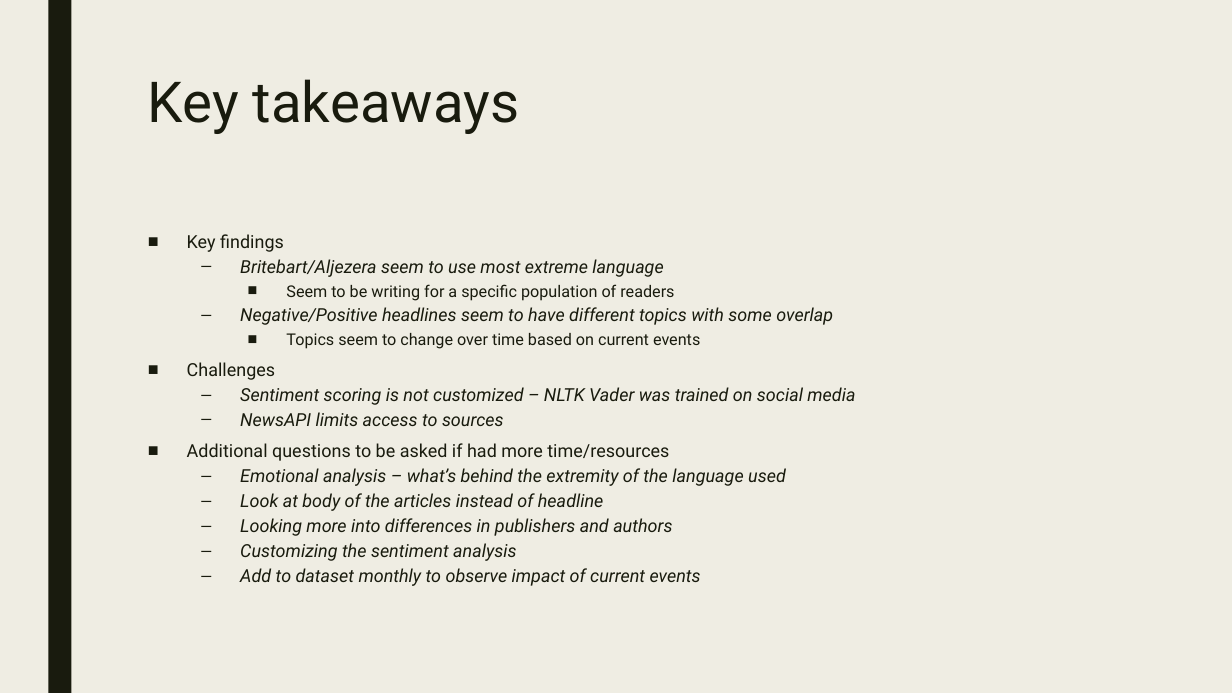
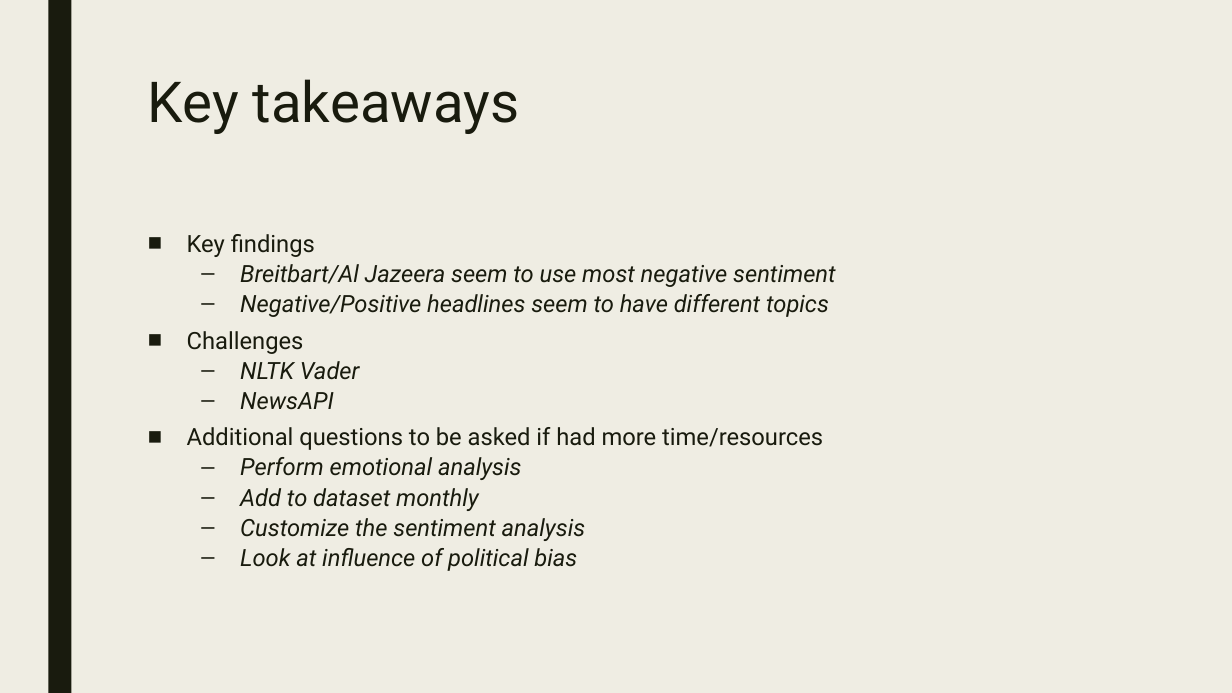
Before and after one commit to James-Ashley/sentiment_analysis, a slide deck: slide 9 of Group_project_deck.pptx (slide 10 before the commit). Drawn at 1232x693 pixels with LibreOffice and Linux fonts; fonts in the diff are those of the drawing. Boxes give left, top, right and bottom in pixels: in the first picture for what was removed or moved away, otherwise in the second. Text is boxed around its words. In the diff, an @@ line names an element or a change of style, - is before the commit and + after.

Commit message:
<final draft of deck>

```diff
--- a/Group_project_deck.pptx
+++ b/Group_project_deck.pptx
@@ text at (x1=187, y1=234, x2=823, y2=450): size 14 to 18.5 pt in "Key findings", "Challenges", "Additional questions to be asked if had ..." @@
@@ text at (x1=240, y1=264, x2=835, y2=317): text changed; size 14 to 18.5 pt @@
-  – Britebart/Aljezera seem to use most extreme language
-    ■ Seem to be writing for a specific population of readers
-  – Negative/Positive headlines seem to have different topics with some overlap
-    ■ Topics seem to change over time based on current events
+  – Breitbart/Al Jazeera seem to use most negative sentiment
+  – Negative/Positive headlines seem to have different topics
@@ text at (x1=240, y1=361, x2=360, y2=410): text changed; size 14 to 18.5 pt @@
-  – Sentiment scoring is not customized – NLTK Vader was trained on social media
-  – NewsAPI limits access to sources
+  – NLTK Vader
+  – NewsAPI
@@ text at (x1=240, y1=457, x2=586, y2=571): text changed; size 14 to 18.5 pt @@
-  – Emotional analysis – what’s behind the extremity of the language used
-  – Look at body of the articles instead of headline
-  – Looking more into differences in publishers and authors
-  – Customizing the sentiment analysis
-  – Add to dataset monthly to observe impact of current events
+  – Perform emotional analysis
+  – Add to dataset monthly
+  – Customize the sentiment analysis
+  – Look at influence of political bias
```
Also in this commit, not shown: 7 other slides changed, 2 slides added, 1 slide removed.
